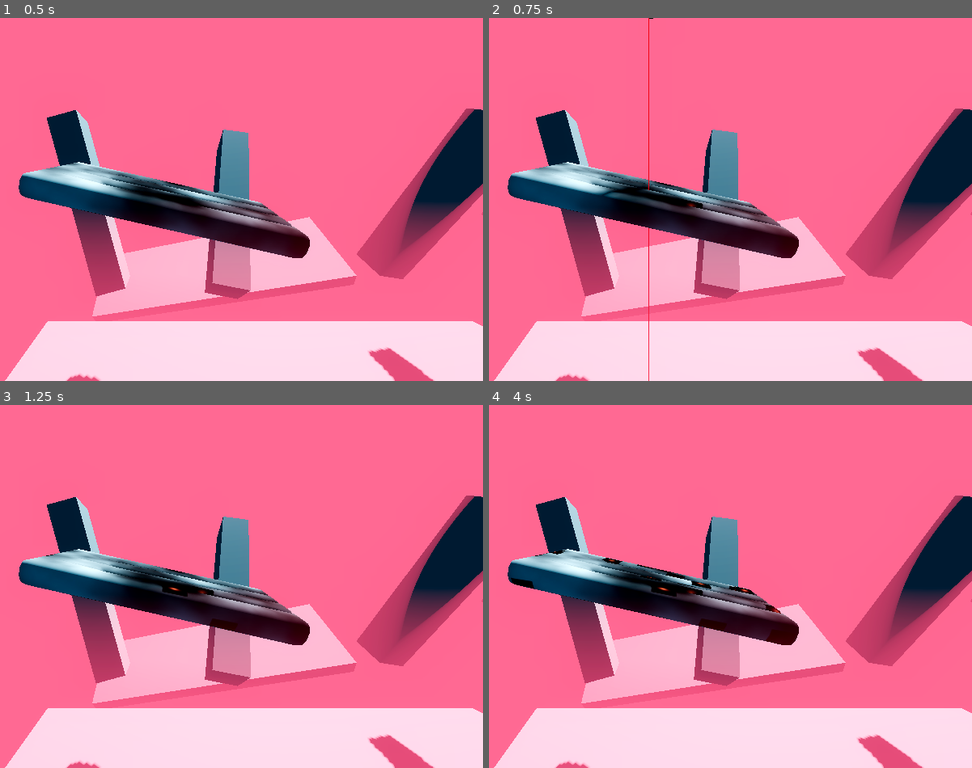
Above: before the commit, frames 1-4 (two rows, left to right).
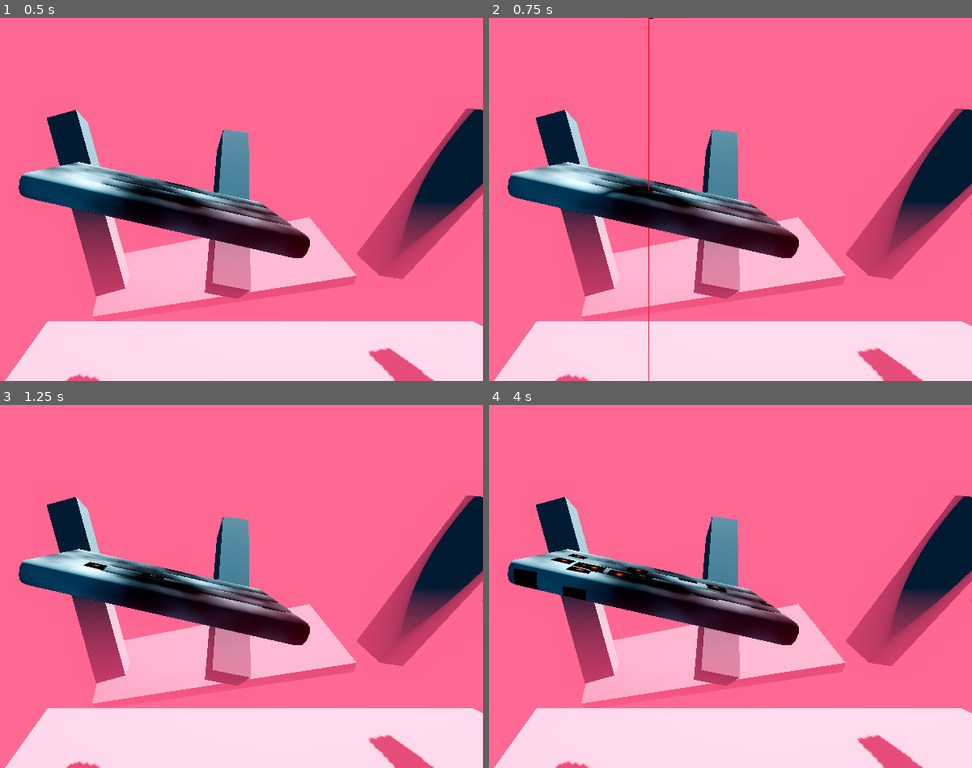
Above: after the commit, the same moments.

Repository: zvodd/godot_experiment_object_dirt
Game: Godot game, scene res://main.tscn
Same seed, same stepped clock (60 frames per second), same inputs: the game is played once before the commit and once after it.
Inputs (mouse positions are in pixels of both pictures, inside the frame that each line leads up to):
- Up to frame 1 (0.5 s): no input
- Up to frame 2 (0.75 s): tap Enter at 0.5 s; move the mouse to (793, 181) at 0.52 s; tap Space at 0.6 s; click (793, 181) at 0.67 s
- Up to frame 3 (1.25 s): tap Space at 0.77, 1.07 s
- Up to frame 4 (4 s): tap Space at 1.25, 1.35, 1.52, 1.82, 2.1, 2.75, 2.85, 3.02, 3.32, 3.6, 3.77 s; move the mouse to (517, 604) at 1.27 s; click (517, 604) at 1.42 s; tap Enter at 2, 3.5 s; move the mouse to (711, 506) at 2.02 s; click (711, 506) at 2.17 s; move the mouse to (614, 659) at 2.77 s; click (614, 659) at 2.92 s; move the mouse to (841, 640) at 3.52 s; click (841, 640) at 3.67 s

Frame 1 is identical in both runs. In frame 2, less than 0.1% of the frame differs, in the area x 29-45%, y 46-53%; in frame 3, 0.3%; in frame 4, 1.3%, in the area x 4-62%, y 40-67%.

Commit message:
Success!

Diff:
--- a/script/bhv_cleanable_holder.gd
+++ b/script/bhv_cleanable_holder.gd
@@ -14,6 +14,7 @@
 var image : Image = Image.new()
 var imagetex : ImageTexture
 var brush_mask : Image = Image.new()
+var image_dims : Vector2
 
 func _onready_vars() -> void:
 	for child in get_children():
@@ -40,6 +41,8 @@
 	image.convert(Image.FORMAT_RGBA8)
 
 	imagetex = ImageTexture.create_from_image(image)
+	image_dims = imagetex.get_size()
+
 	ov_mat.set_shader_parameter("texture_albedo", imagetex)
 
 	# 2. Setup brush: Convert brightness to Alpha
@@ -65,18 +68,26 @@
 	if event is InputEventKey:
 		var ev = event as InputEventKey
 		if ev.keycode == KEY_SPACE:
-			var dims : Vector2 = imagetex.get_size()
-			var rloc =  Vector2i(randi_range(0, dims.x), randi_range(0, dims.y))
-			print("erase %v" %rloc)
+			var rloc =  Vector2(randf(), randf())
 			erase_dirt(rloc)
 
-## pos: Center of the brush in pixel coordinates
-func erase_dirt(pos: Vector2i)  -> void:
+## pos: The UV coordinate (0.0 to 1.0) from a raycast or collision
+func erase_dirt(uv: Vector2) -> void:
+	# 1. Convert UV to absolute pixel coordinates
+	var img_size = image.get_size()
+	var pixel_pos = Vector2i(
+		floor(uv.x * img_size.x),
+		floor(uv.y * img_size.y)
+	)
+
 	var brush_size = brush_mask.get_size()
-	var top_left = pos - (brush_size / 2)
 
-	# blit_rect_mask(src_image, mask_image, src_rect, dest_point)
-	# This replaces the pixels in 'image' with pixels from 'brush_mask'
+	# 2. Center the brush on the pixel_pos
+	# (e.g., if brush is 16x16, top_left is pixel_pos - 8)
+	var top_left = pixel_pos - (brush_size / 2)
+
+	# 3. Perform the blit
+	# Ensure image and brush_mask are still the same format (RGBA8)
 	image.blit_rect_mask(
 		brush_mask,
 		brush_mask,
@@ -84,7 +95,7 @@
 		top_left
 	)
 
-	# Push update to GPU
+	# 4. Push update to GPU
 	imagetex.update(image)
 
 #TODO
@@ -110,5 +121,4 @@
 
 	# 6. Final UV interpolation
 	var final_uv = uv1 * bary.x + uv2 * bary.y + uv3 * bary.z
-	print(final_uv)
 	erase_dirt (final_uv)
--- a/script/bhv_paint.gd
+++ b/script/bhv_paint.gd
@@ -50,8 +50,7 @@
 		water_particles.global_position = pos
 
 		## Send to paint
-		print(faceidx)
-		#cleanable_object.erase_dirt_from_face(pos, faceidx)
+		cleanable_object.erase_dirt_from_face(pos, faceidx)
 
 
 
